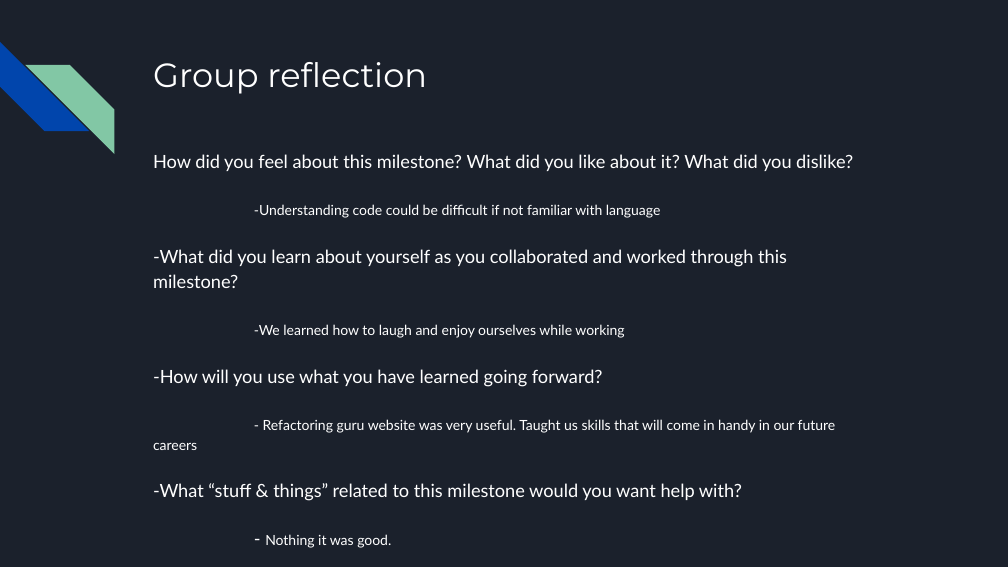
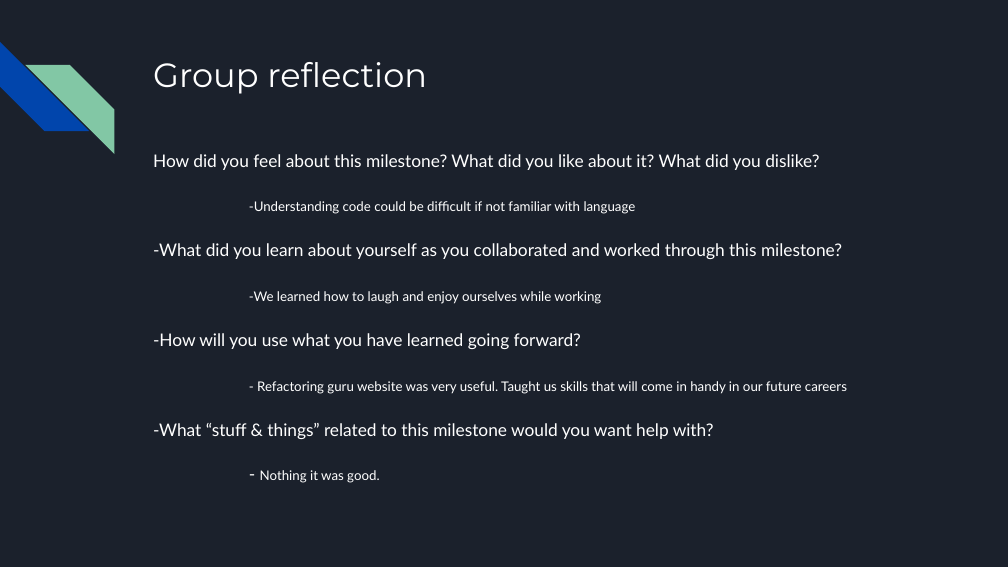
Before and after one commit to jaywmdenesik/ENSE-470-Group-Project, a slide deck: slide 18 of Milestone 7/ENSE 470, Milestone 7.pptx (slide 17 before the commit). Drawn at 1008x567 pixels with LibreOffice and Linux fonts; fonts in the diff are those of the drawing. Boxes give left, top, right and bottom in pixels: in the first picture for what was removed or moved away, otherwise in the second. Text is boxed around its words. In the diff, an @@ line names an element or a change of style, - is before the commit and + after.

```diff
--- a/Milestone 7/ENSE 470, Milestone 7.pptx
+++ b/Milestone 7/ENSE 470, Milestone 7.pptx
@@ text "How did you feel about ..." at bbox=[153, 154, 847, 483]: size 13 to 12.3 pt in "How did you feel about this milestone? ...", "-What did you learn about yourself as ...", "-How will you use what you have ...", "-What “stuff & things” related to this ..." and 1 more places; size 10 to 9.5 pt in "-Understanding code could be difficult if not ...", "-We learned how to laugh and enjoy ...", "- Refactoring guru website was very useful. ...", "Nothing it was good."; less space between paragraphs @@
```
Also in this commit, not shown: 16 other slides changed, 1 slide added.
